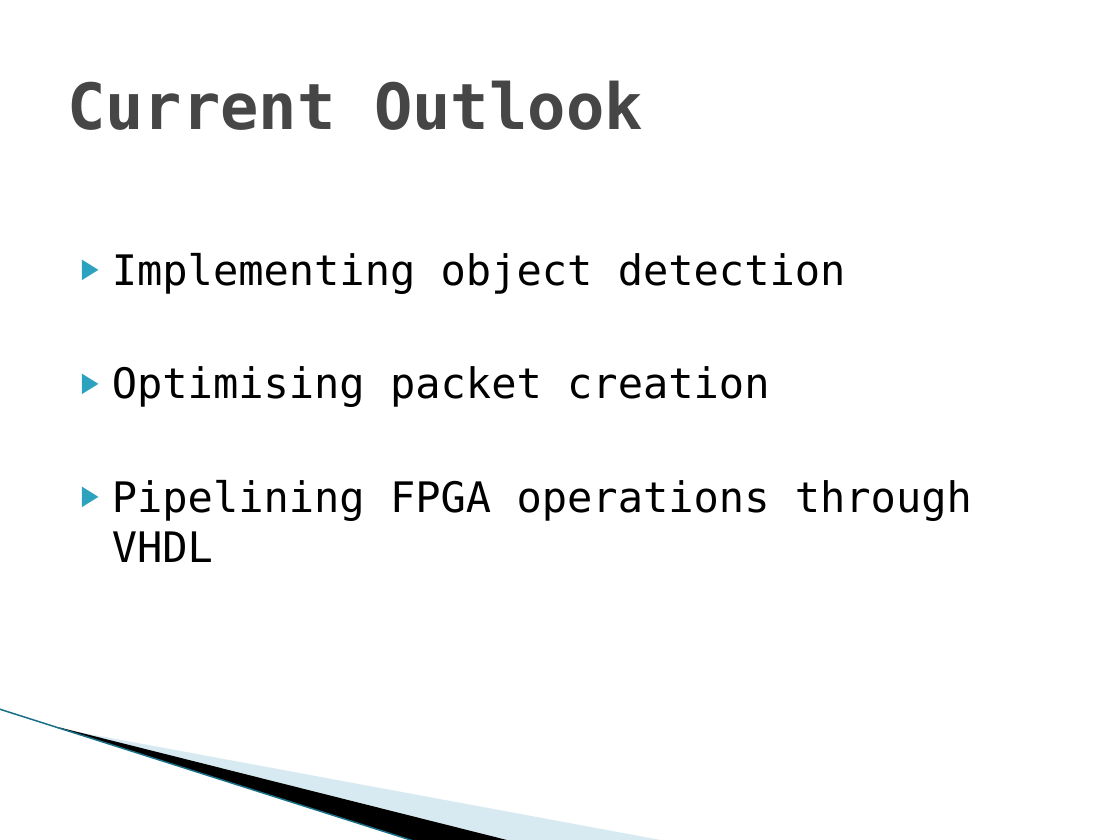
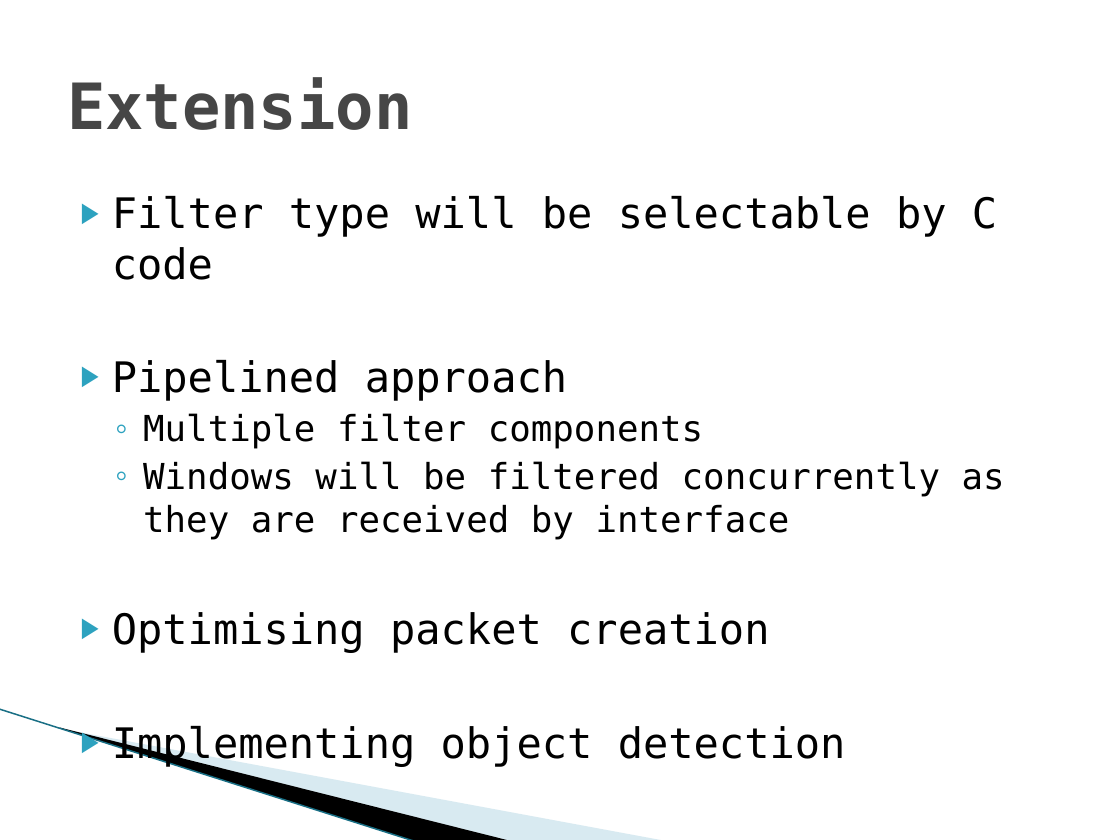
Before and after one commit to nz-Mark-Y/Object-Detection-SoC, a slide deck: slide 7 of documentation/Phase2.pptx. Drawn at 1120x840 pixels with LibreOffice and Linux fonts; fonts in the diff are those of the drawing; background and template pictures are left out. Boxes give left, top, right and bottom in pixels: in the first picture for what was removed or moved away, otherwise in the second. Text is boxed around its words. In the diff, an @@ line names an element or a change of style, - is before the commit and + after.

```diff
--- a/documentation/Phase2.pptx
+++ b/documentation/Phase2.pptx
@@ title at (67, 77, 412, 130): text changed @@
-Current Outlook
+Extension
@@ text at (112, 196, 1005, 653): paragraphs added @@
+▶ Filter type will be selectable by C code
+▶ Pipelined approach
+  ◦ Multiple filter components
+  ◦ Windows will be filtered concurrently as they are received by interface
+▶ Optimising packet creation
@@ text at (112, 366, 972, 562): paragraphs removed @@
-▶ Optimising packet creation
-▶ Pipelining FPGA operations through VHDL
```
Also in this commit, not shown: 5 other slides changed.
